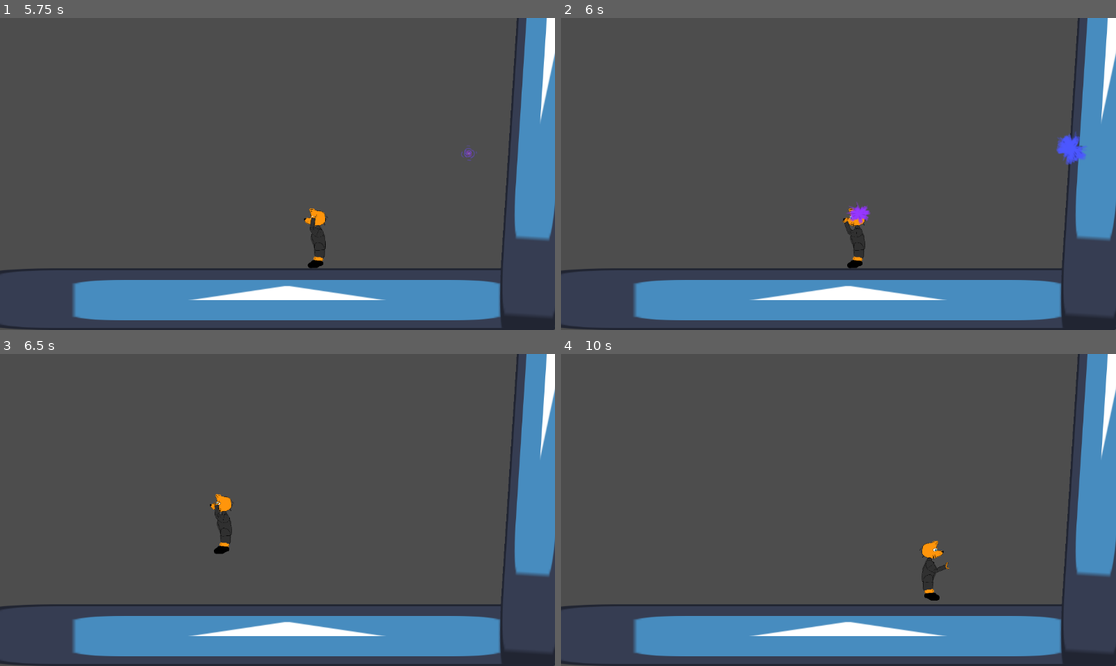
Above: before the commit, frames 1-4 (two rows, left to right).
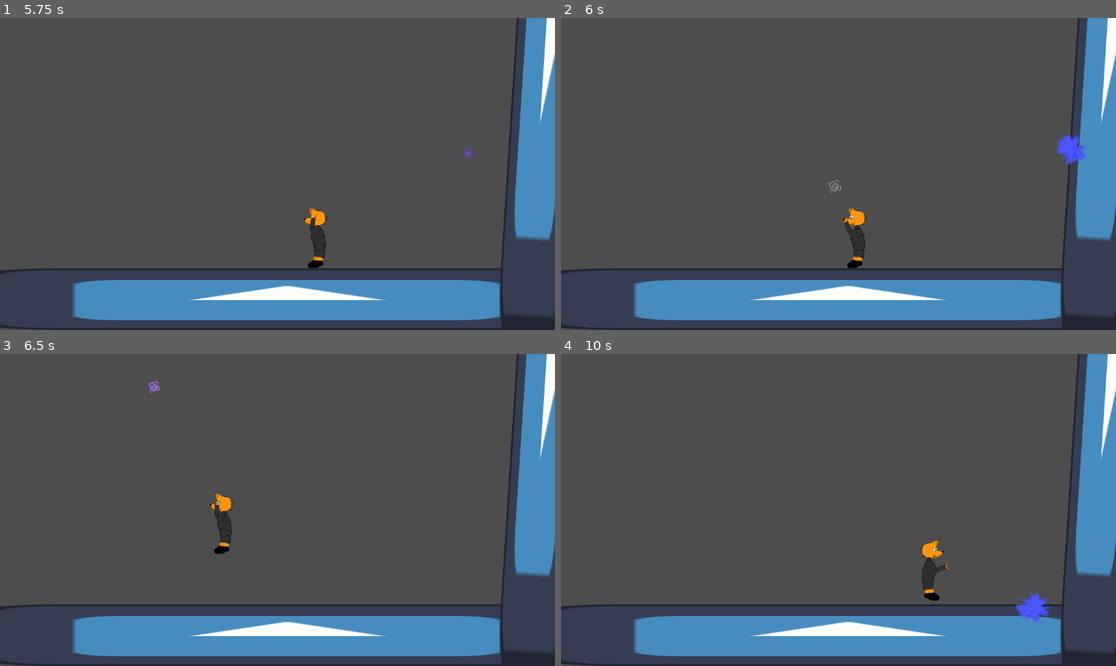
Above: after the commit, the same moments.

Repository: DrOtter3000/foxy-mc-foxmage
Game: Godot game, scene res://Levels/level_template.tscn
Two runs of this game, one before a commit and one after it. Both use one fixed random seed, a clock stepped at 60 frames per second and the inputs below. The engine's default icon, where the game draws it, is replaced by a stand-in: a white triangle on a blue panel in a dark square.
Inputs (mouse positions are in pixels of both pictures, inside the frame that each line leads up to):
- Up to frame 1 (5.75 s): move the mouse to (399, 158) at 0.52 s; hold D (right) 0.53-2.03 s; click (399, 158) at 0.6 s; tap Space (jump) at 0.77, 1.52, 3.02, 3.77, 4.52 s; move the mouse to (166, 189) at 1.27 s; click (166, 189) at 1.35 s; move the mouse to (333, 105) at 2.02 s; hold A (left) 2.03-2.78 s; click (333, 105) at 2.1 s; move the mouse to (249, 236) at 2.77 s; hold D (right) 2.78-4.28 s; click (249, 236) at 2.85 s; move the mouse to (444, 220) at 3.52 s; click (444, 220) at 3.6 s; move the mouse to (111, 127) at 4.27 s; hold A (left) 4.28-5.03 s; click (111, 127) at 4.35 s; move the mouse to (305, 174) at 5.02 s; hold D (right) from 5.03 s (still down); click (305, 174) at 5.1 s
- Up to frame 2 (6 s): move the mouse to (755, 96) at 5.77 s; release D (right) at 5.78 s; hold A (left) from 5.78 s (still down); click (755, 96) at 5.85 s
- Up to frame 3 (6.5 s): keep holding A (left); tap Space (jump) at 6.02 s
- Up to frame 4 (10 s): move the mouse to (960, 494) at 6.52 s; click (960, 494) at 6.6 s; tap Space (jump) at 6.77, 7.52, 9.02, 9.77 s; move the mouse to (727, 525) at 7.27 s; release A (left) at 7.28 s; hold D (right) 7.28-9.53 s; click (727, 525) at 7.35 s; move the mouse to (894, 441) at 8.02 s; click (894, 441) at 8.1 s; move the mouse to (810, 572) at 8.77 s; click (810, 572) at 8.85 s; move the mouse to (1005, 556) at 9.52 s; hold A (left) from 9.53 s (still down); click (1005, 556) at 9.6 s

Frame 1 is identical in both runs. In frame 2, 0.2% of the frame differs, in the area x 48-56%, y 51-67%; in frame 3, less than 0.1%; in frame 4, 0.4%, in the area x 81-89%, y 75-87%.

Commit message:
set timer for projectile player detection

Diff:
--- a/Characters/Player/player.tscn
+++ b/Characters/Player/player.tscn
@@ -10,6 +10,8 @@
 
 [node name="Player" type="CharacterBody2D"]
 scale = Vector2(0.25, 0.25)
+collision_layer = 2
+collision_mask = 5
 script = ExtResource("1_j341n")
 projectile = ExtResource("2_bqsbk")
 
--- a/Projectiles/projectile.gd
+++ b/Projectiles/projectile.gd
@@ -1,8 +1,9 @@
 extends Area2D
 
 @export var speed := 750
+@export var explosion: PackedScene
 
-@export var explosion: PackedScene
+@onready var player_detection_timer: Timer = $PlayerDetectionTimer
 
 var direction: Vector2
 
@@ -17,3 +18,7 @@
 	get_parent().call_deferred("add_child", explosion_instance)
 	explosion_instance.global_position = global_position
 	queue_free()
+
+func _on_player_detection_timer_timeout() -> void:
+	print("hi")
+	set_collision_mask_value(2, 2)
--- a/Projectiles/projectile.tscn
+++ b/Projectiles/projectile.tscn
@@ -35,6 +35,8 @@
 color_ramp = SubResource("GradientTexture1D_08w86")
 
 [node name="Projectile" type="Area2D"]
+collision_layer = 8
+collision_mask = 5
 script = ExtResource("1_ggq0q")
 explosion = ExtResource("2_08w86")
 
@@ -48,4 +50,9 @@
 local_coords = true
 process_material = SubResource("ParticleProcessMaterial_q1bbl")
 
+[node name="PlayerDetectionTimer" type="Timer" parent="."]
+wait_time = 0.1
+autostart = true
+
 [connection signal="body_entered" from="." to="." method="_on_body_entered"]
+[connection signal="timeout" from="PlayerDetectionTimer" to="." method="_on_player_detection_timer_timeout"]
--- a/project.godot
+++ b/project.godot
@@ -57,3 +57,10 @@
 "events": [Object(InputEventMouseButton,"resource_local_to_scene":false,"resource_name":"","device":-1,"window_id":0,"a …(258 unchanged characters)…
 ]
 }
+
+[layer_names]
+
+2d_physics/layer_1="Environment"
+2d_physics/layer_2="Player"
+2d_physics/layer_3="Enemy"
+2d_physics/layer_4="Projectile"
